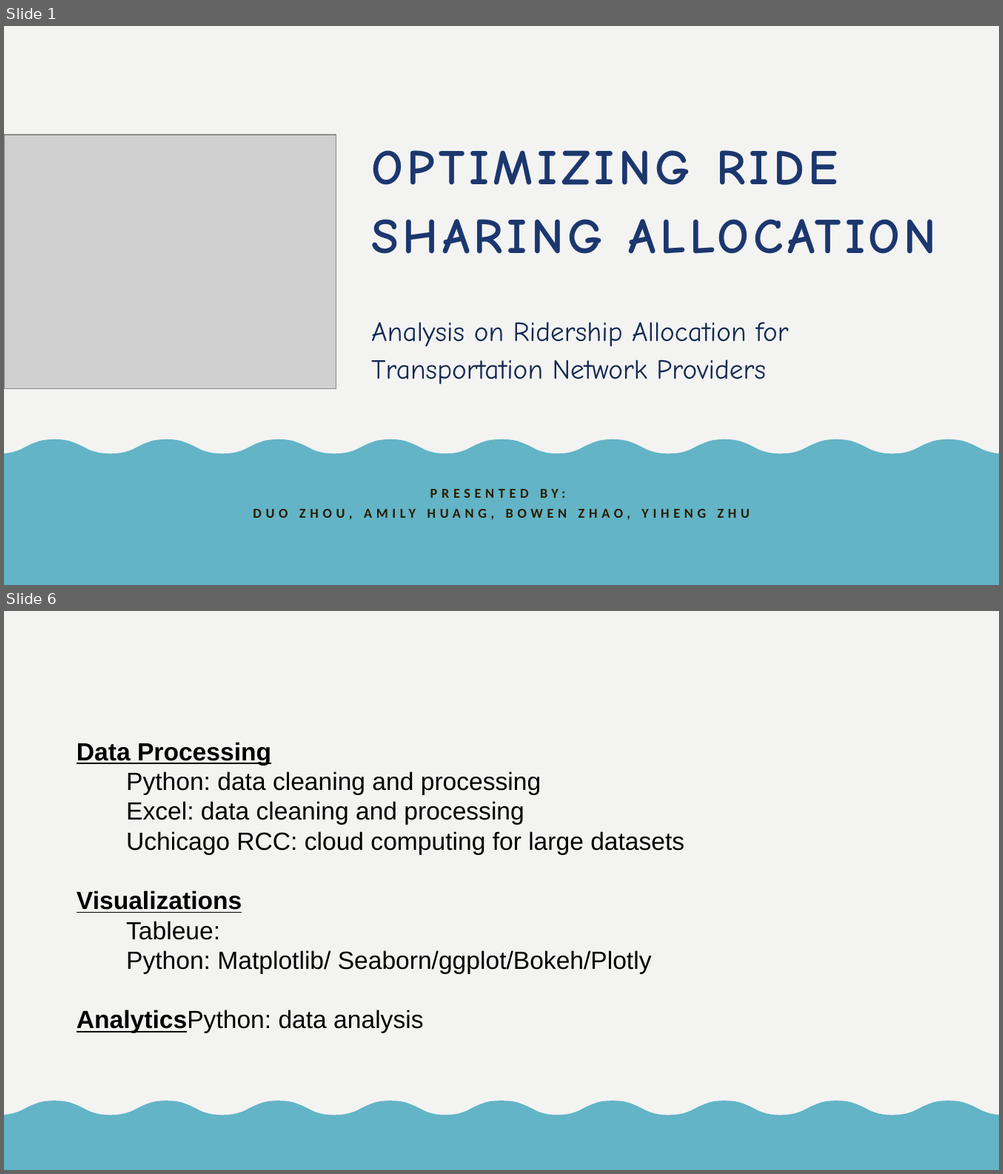
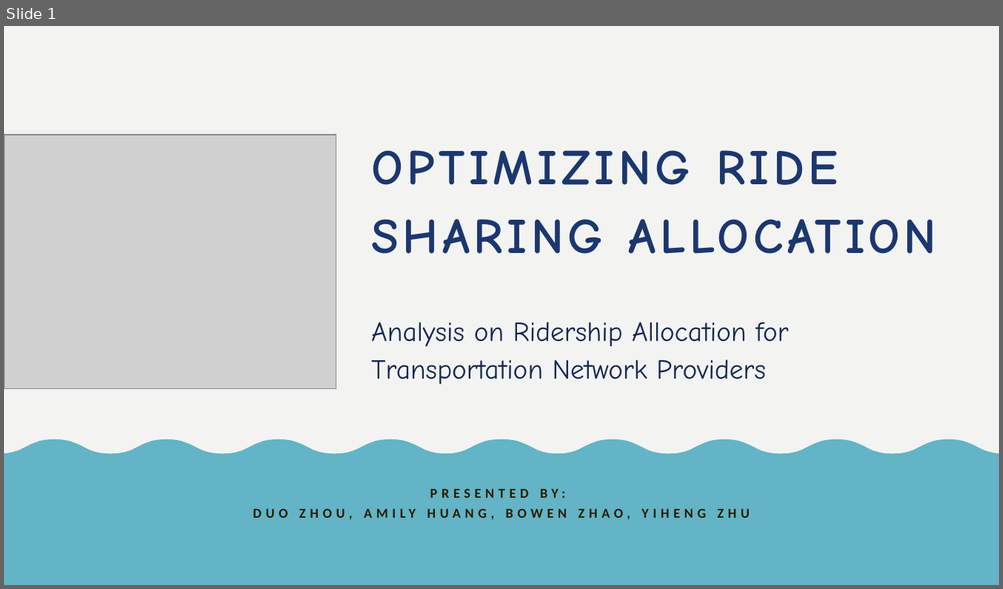
Before and after one commit to Data-Engineering-Platform-Final-Project/DEPA-FP-Files, a slide deck: DEPA Final Project PPT.pptx. Shown one above the other, each under a label of ours: slides 1 and 6 before the commit, slide 1 after it; the slides between them are not shown. The pictures are 1003x1174 and 1003x589 pixels, drawn with LibreOffice and Linux fonts; fonts in the diff are those of the drawing; grey boxes stand for pictures. Boxes give left, top, right and bottom in pixels: in the first picture for what was removed or moved away, otherwise in the second. Text is boxed around its words. In the diff, an @@ line names an element or a change of style, - is before the commit and + after.

```diff
--- a/DEPA Final Project PPT.pptx
+++ b/DEPA Final Project PPT.pptx
@@ slide 6 removed at (x1=4, y1=611, x2=999, y2=1170), background #F3F3F2 @@
@@ freeform shape removed at (x1=4, y1=611, x2=77, y2=1170) @@
@@ rectangle removed at (x1=4, y1=611, x2=999, y2=1170) @@
@@ rectangle removed at (x1=976, y1=611, x2=999, y2=1170) @@
@@ text removed at (x1=77, y1=742, x2=684, y2=1034) @@
-Data Processing
-Python: data cleaning and processing
-Excel: data cleaning and processing
-Uchicago RCC: cloud computing for large datasets
-Visualizations
-Tableue:
-Python: Matplotlib/ Seaborn/ggplot/Bokeh/Plotly
-AnalyticsPython: data analysis
@@ freeform shape removed at (x1=4, y1=1102, x2=999, y2=1170) @@
```
Also in this commit, not shown: 3 slides changed, 1 other slide removed.
